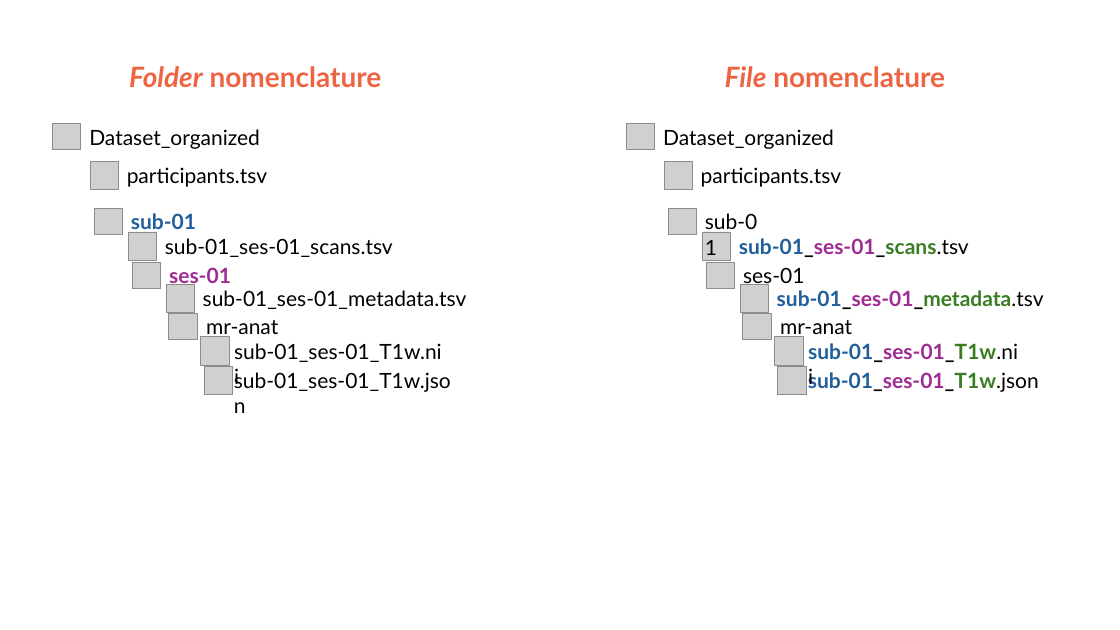
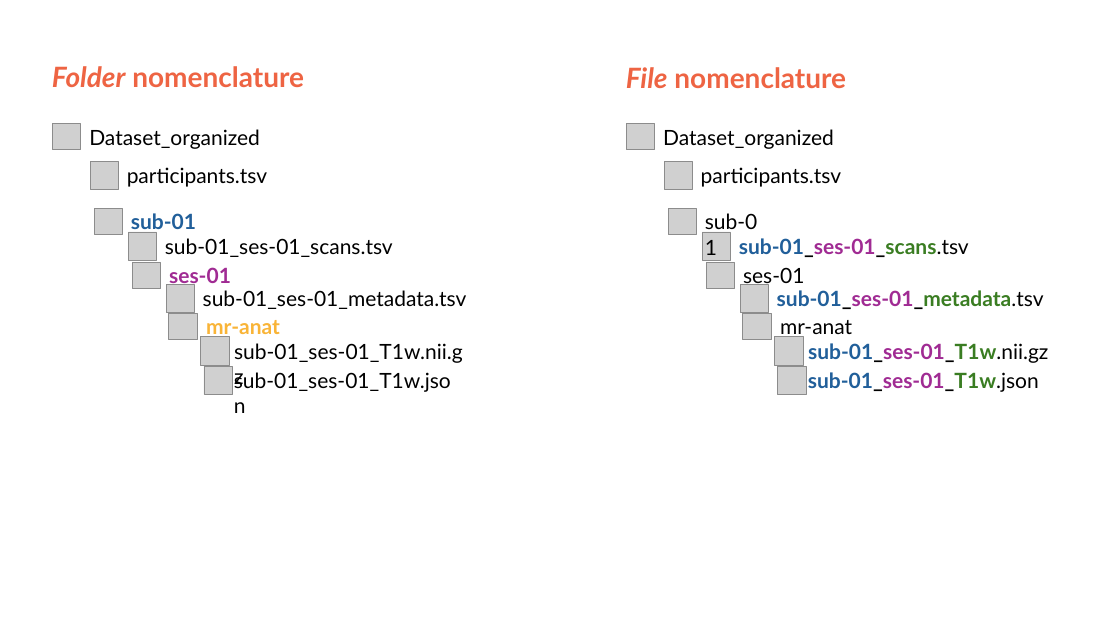
Before and after one commit to ormir-mids/ormir-mids.github.io, a slide deck: slide 4 of figures/ORMIR-MIDS_figure.pptx. Drawn at 1120x630 pixels with LibreOffice and Linux fonts; fonts in the diff are those of the drawing; grey boxes stand for pictures. Boxes give left, top, right and bottom in pixels: in the first picture for what was removed or moved away, otherwise in the second. Text is boxed around its words. In the diff, an @@ line names an element or a change of style, - is before the commit and + after.

```diff
--- a/figures/ORMIR-MIDS_figure.pptx
+++ b/figures/ORMIR-MIDS_figure.pptx
@@ text "Folder nomenclature": place and size @@
-text "Folder nomenclature" at [129, 66, 382, 87]
+text "Folder nomenclature" at [52, 66, 304, 87]
@@ text "File nomenclature": place and size @@
-text "File nomenclature" at [725, 66, 945, 87]
+text "File nomenclature" at [626, 67, 846, 88]
@@ text "mr-anat" at [206, 320, 280, 339]: text colour #000000 to #F9B437, bold on @@
@@ text at [234, 343, 463, 363]: text changed @@
-sub-01_ses-01_T1w.nii
+sub-01_ses-01_T1w.nii.gz
@@ text at [808, 343, 1048, 363]: text changed; text colour #215F9A to #000000 @@
-sub-01_ses-01_T1w.nii
+sub-01_ses-01_T1w.nii.gz
```
Also in this commit, not shown: 3 other slides changed, 5 slides removed, 11 other files.
